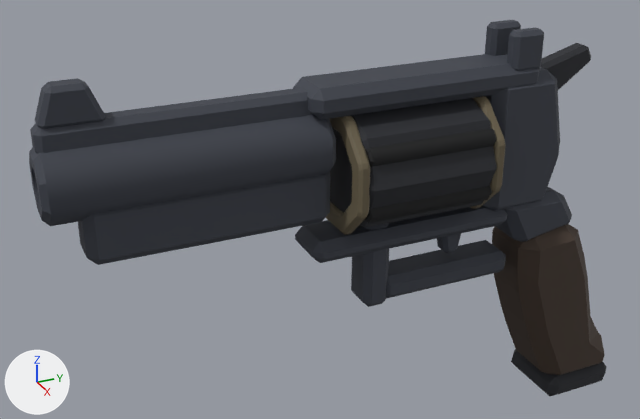
A saved change to the glTF model roblox/assets/weapons-kit/w_revolver.glb.
Before and after are seen from a 50 mm camera at (0.49, -0.333, 0.227) aimed at (-0.026, -0.101, -0.031). Every picture has the same lights, and +X, +Y and +Z are marked at lower left. The picture after the commit comes second. Vertices at exactly the same position are counted once.

Names of what the first picture shows: 'body_wzA__frame__p3d414b', 'cylinder_wzB__dark__p24262c', 'cylinder_wzN__black__p0e0f11', 'cylinder_wzN__body__p6a604a', 'grip_wzA__wood__p43352b', 'grip_wzN__dark__p24262c', 'hammer_wzN__dark__p24262c', 'sight_wzN__frame__p3d414b'.
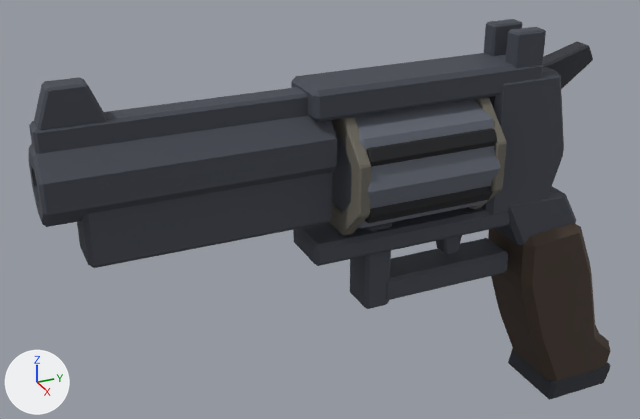
Boxes [x1, y1, x2, y2] around the edits, measured in the pictures (640 x 419 px):
'body_wzA__frame__p3d414b', reshaped: before [29, 54, 572, 307]; after [28, 53, 576, 309]
'grip_wzA__wood__p43352b', reshaped (8% wider): before [492, 224, 605, 375]; after [488, 223, 610, 380]
'cylinder_wzB__dark__p24262c', recoloured (black to grey): [332, 99, 497, 227] in both
'grip_wzN__dark__p24262c', reshaped (6% wider, 8% taller): before [511, 349, 607, 397]; after [508, 348, 610, 400]

The change, as a diff of the scene's bpy script:
```diff
--- a/roblox/assets/weapons-kit/w_revolver.glb.py
+++ b/roblox/assets/weapons-kit/w_revolver.glb.py
@@ mat_steel @@
+mat_steel = principled_material('steel')
+mat_steel.base_color = (0.122, 0.136, 0.168)  # grey #626772
+mat_steel.roughness = 0.75
@@ me_body_wza__frame__p3d414b @@
 # used by ob_body_wza__frame__p3d414b; location = (0.0, 0.0, 0.0)
-me_body_wza__frame__p3d414b.from_pydata(...)  # 270 vertices, 500 faces; spans x -0.022..0.022, y -0.29..0.089, z -0.096..0.07
+me_body_wza__frame__p3d414b.from_pydata(...)  # 270 vertices, 500 faces; spans x -0.022..0.022, y -0.29..0.09, z -0.096..0.07
+# me_body_wza__frame__p3d414b part 1: 254 of 270 vertices moved; they spanned x -0.022..0.022, y -0.29..0.089, z -0.096..0.07 and now span x -0.022..0.022, y -0.29..0.09, z -0.096..0.07; mean shift (0.0, 0.0, 0.0); largest move (-0.022, 0.031, -0.037) -> (-0.022, 0.026, -0.034)
 me_body_wza__frame__p3d414b.materials.append(mat_frame)
@@ me_cylinder_wzb__dark__p24262c @@
 me_cylinder_wzb__dark__p24262c.from_pydata(...)  # 32 vertices, 60 faces; spans x -0.043..0.043, y -0.1..0.001, z -0.034..0.052
-me_cylinder_wzb__dark__p24262c.materials.append(mat_dark)  # black #24262c
+me_cylinder_wzb__dark__p24262c.materials.append(mat_steel)  # grey #626772
@@ me_grip_wza__wood__p43352b @@
 # used by ob_grip_wza__wood__p43352b; location = (0.0, 0.0, 0.0)
-me_grip_wza__wood__p43352b.from_pydata(...)  # 54 vertices, 104 faces; spans x -0.028..0.028, y 0.0406..0.14, z -0.2..-0.0569
+me_grip_wza__wood__p43352b.from_pydata(...)  # 54 vertices, 104 faces; spans x -0.028..0.028, y 0.0403..0.1409, z -0.2..-0.0565
+# me_grip_wza__wood__p43352b part 2: 54 of 54 vertices moved; they spanned x -0.028..0.028, y 0.0406..0.14, z -0.2..-0.0569 and now span x -0.028..0.028, y 0.0403..0.1409, z -0.2..-0.0565; mean shift (0.0, 0.0002, 0.0001)
 me_grip_wza__wood__p43352b.materials.append(mat_wood)
@@ me_grip_wzn__dark__p24262c @@
 # used by ob_grip_wzn__dark__p24262c; location = (0.0, 0.0, 0.0)
-me_grip_wzn__dark__p24262c.from_pydata(...)  # 24 vertices, 44 faces; spans x -0.03..0.03, y 0.0772..0.1382, z -0.212..-0.193
+me_grip_wzn__dark__p24262c.from_pydata(...)  # 24 vertices, 44 faces; spans x -0.03..0.03, y 0.0766..0.1391, z -0.212..-0.193
+# me_grip_wzn__dark__p24262c part 3: 24 of 24 vertices moved; they spanned x -0.03..0.03, y 0.0772..0.1382, z -0.212..-0.193 and now span x -0.03..0.03, y 0.0766..0.1391, z -0.212..-0.193; mean shift (0.0, 0.0, 0.0)
 me_grip_wzn__dark__p24262c.materials.append(mat_dark)
```
